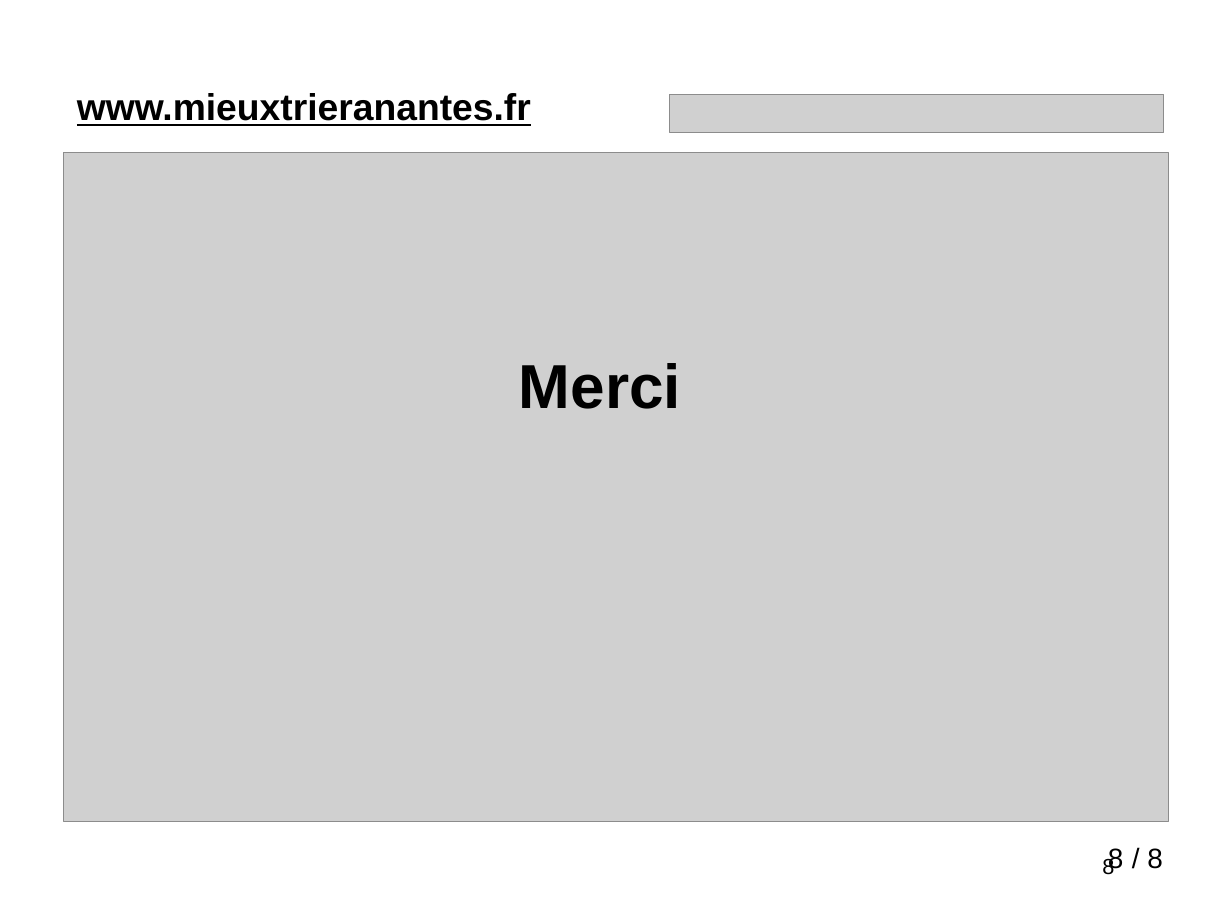
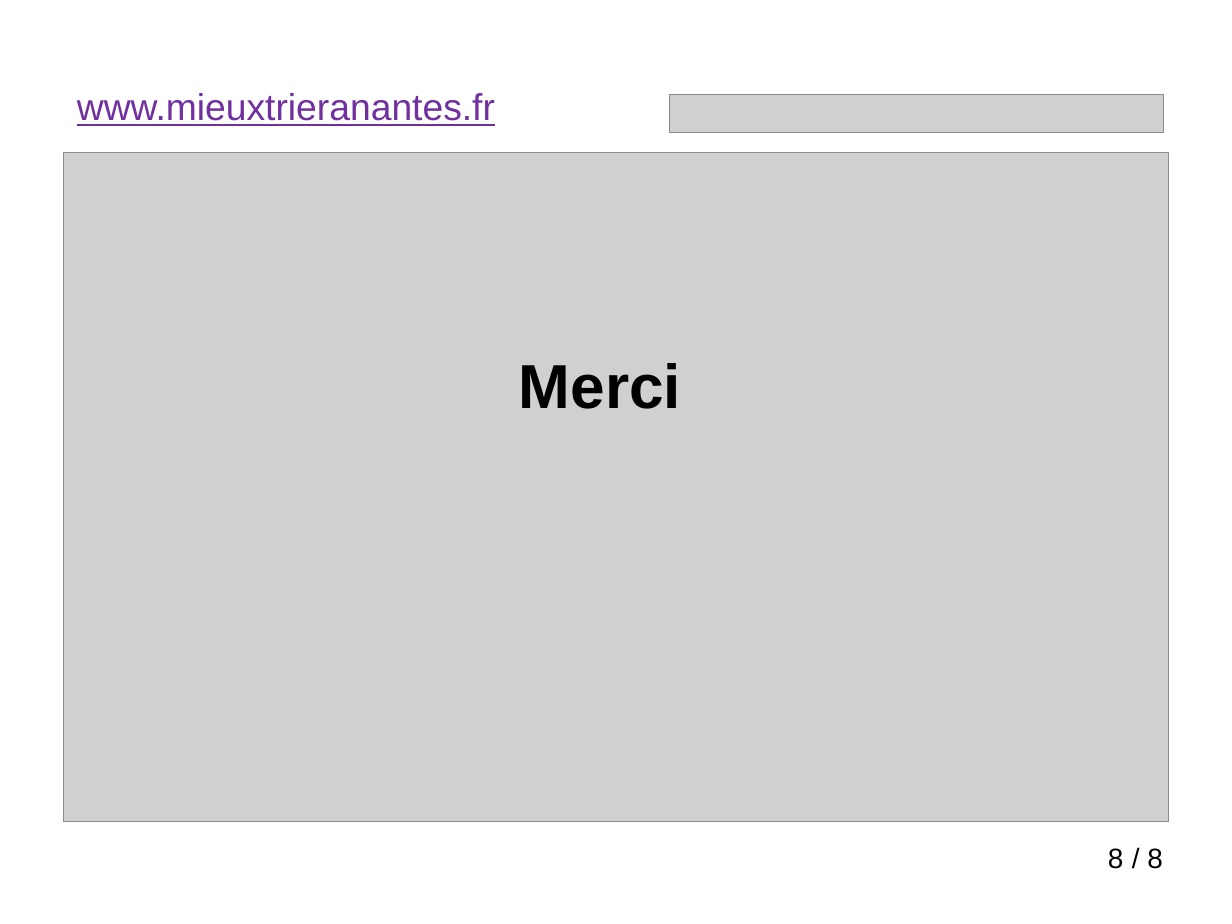
Before and after one commit to vivreanantes/VivreANantes_Complements, a slide deck: slide 8 of doc/Presentation_Mieux_Trier_A_Nantes.ppt. Drawn at 1232x924 pixels with LibreOffice and Linux fonts; fonts in the diff are those of the drawing; grey boxes stand for pictures. Boxes give left, top, right and bottom in pixels: in the first picture for what was removed or moved away, otherwise in the second. Text is boxed around its words. In the diff, an @@ line names an element or a change of style, - is before the commit and + after.

```diff
--- a/doc/Presentation_Mieux_Trier_A_Nantes.ppt
+++ b/doc/Presentation_Mieux_Trier_A_Nantes.ppt
@@ text "www.mieuxtrieranantes.fr" at (77, 93, 495, 126): text colour #000000 to #7030A0, bold off @@
@@ page number rewrapped from (1102, 857, 1114, 875) to (1108, 848, 1124, 869) @@
@@ text "/ 8" rewrapped from (1108, 848, 1124, 873) to (1147, 848, 1163, 869) @@
```
Also in this commit, not shown: 7 other slides changed, 9 other files.
